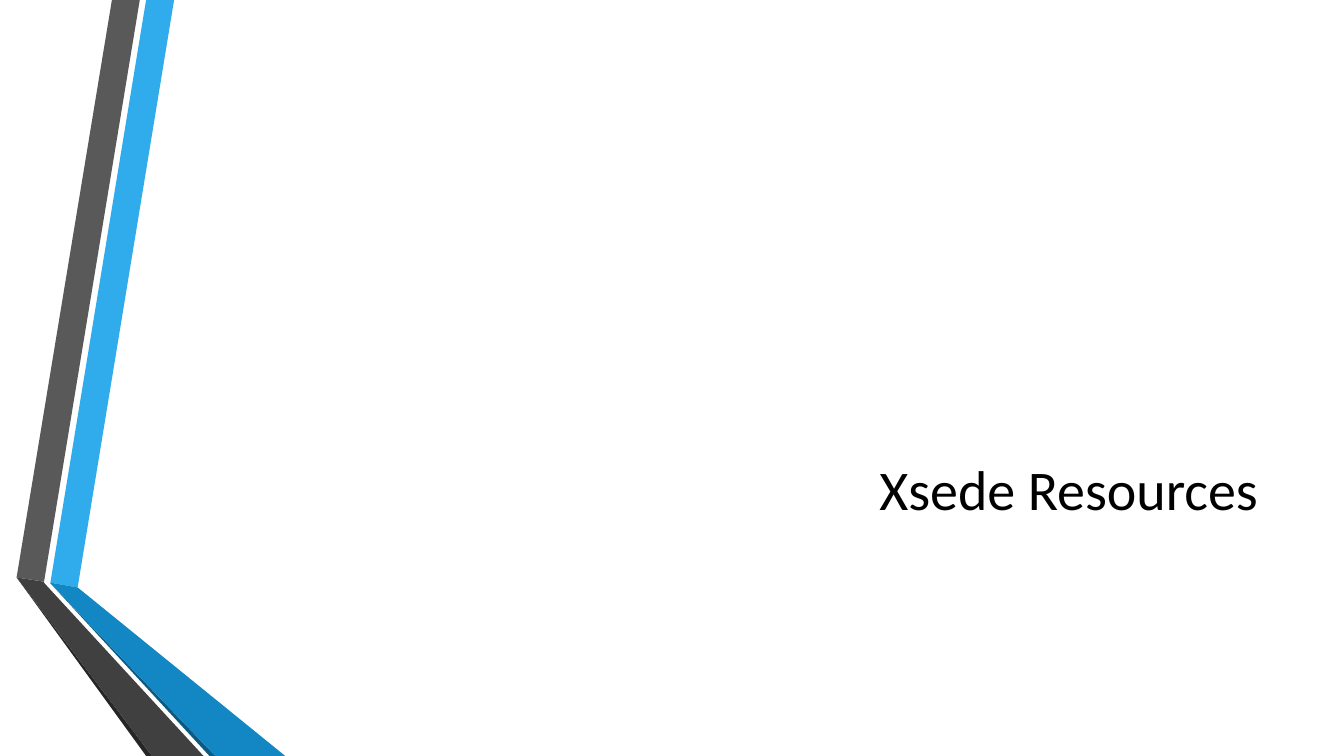
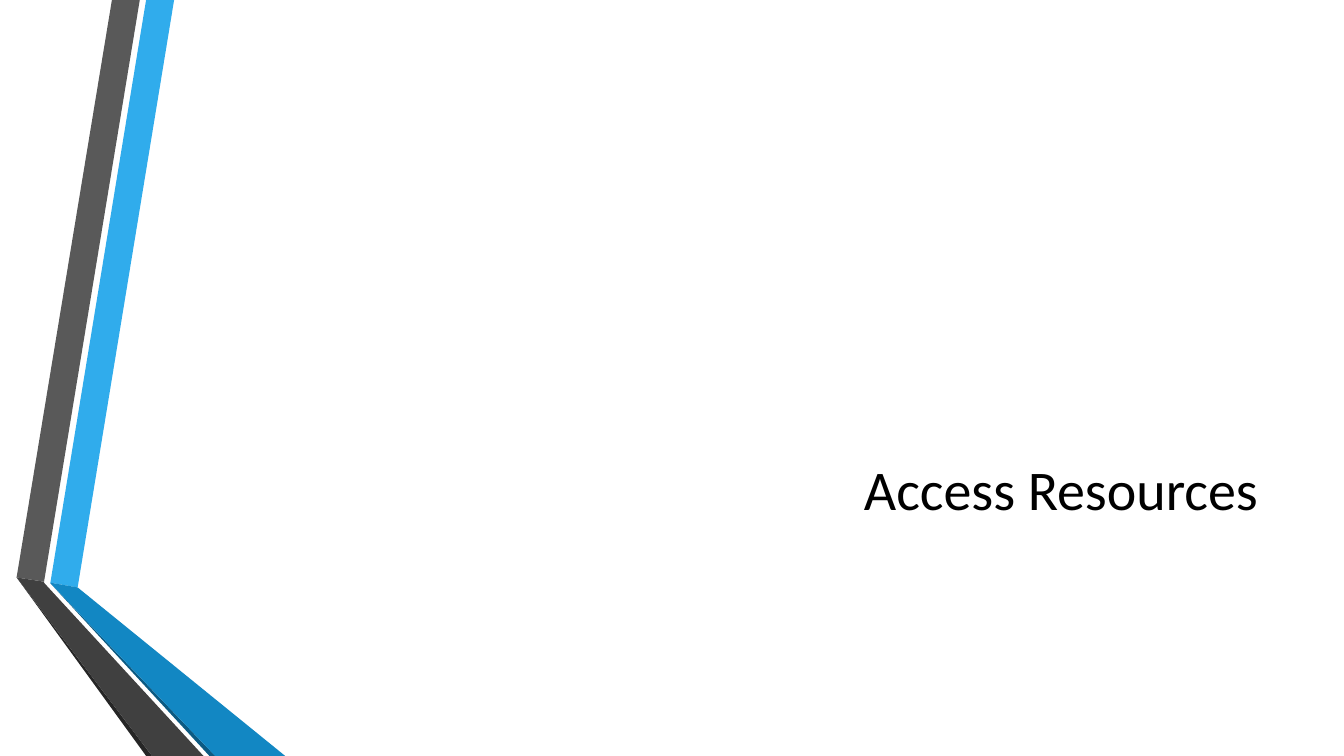
Before and after one commit to MGIS-UMN/GIS5577_week1, a slide deck: slide 13 of Setting_up_PostgreSQL.odp. Drawn at 1344x756 pixels with LibreOffice and Linux fonts; fonts in the diff are those of the drawing; background and template pictures are left out. Boxes give left, top, right and bottom in pixels: in the first picture for what was removed or moved away, otherwise in the second. Text is boxed around its words. In the diff, an @@ line names an element or a change of style, - is before the commit and + after.

```diff
--- a/Setting_up_PostgreSQL.odp
+++ b/Setting_up_PostgreSQL.odp
@@ title at <box>864,474,1258,511</box>: text changed @@
-Xsede Resources
+Access Resources
```
Also in this commit, not shown: 1 other slide changed, 1 other file.
